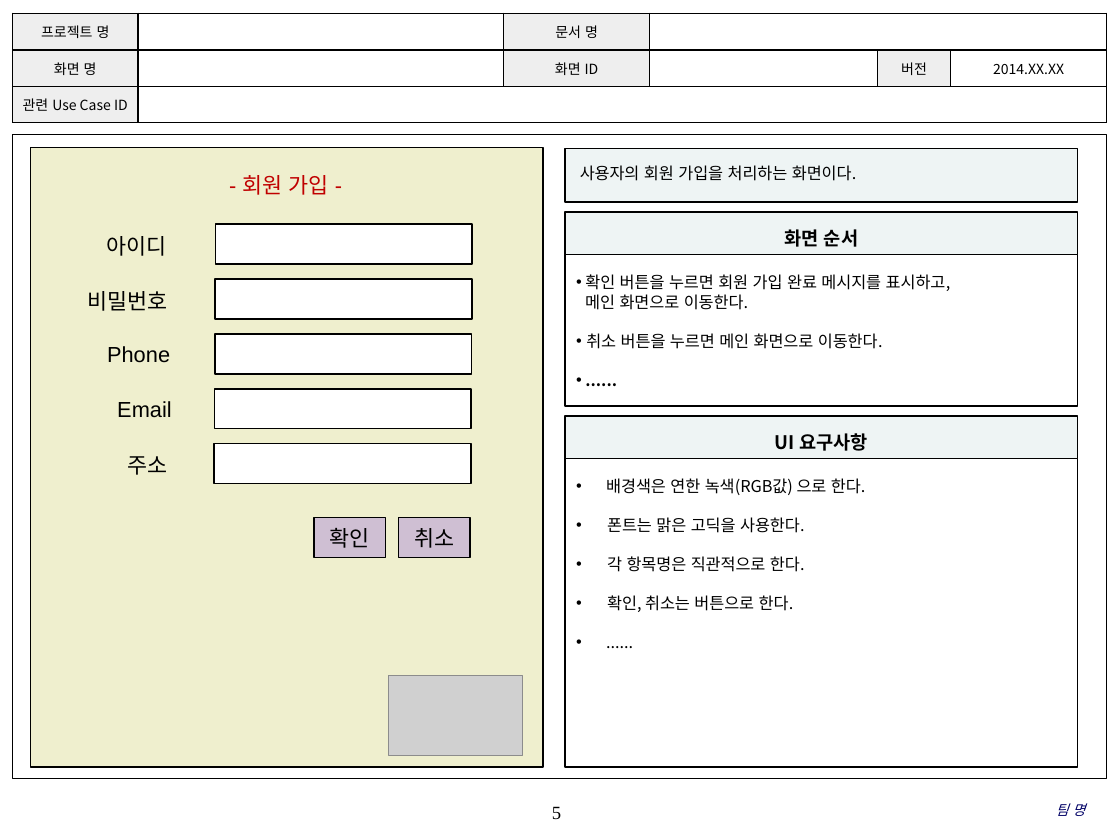
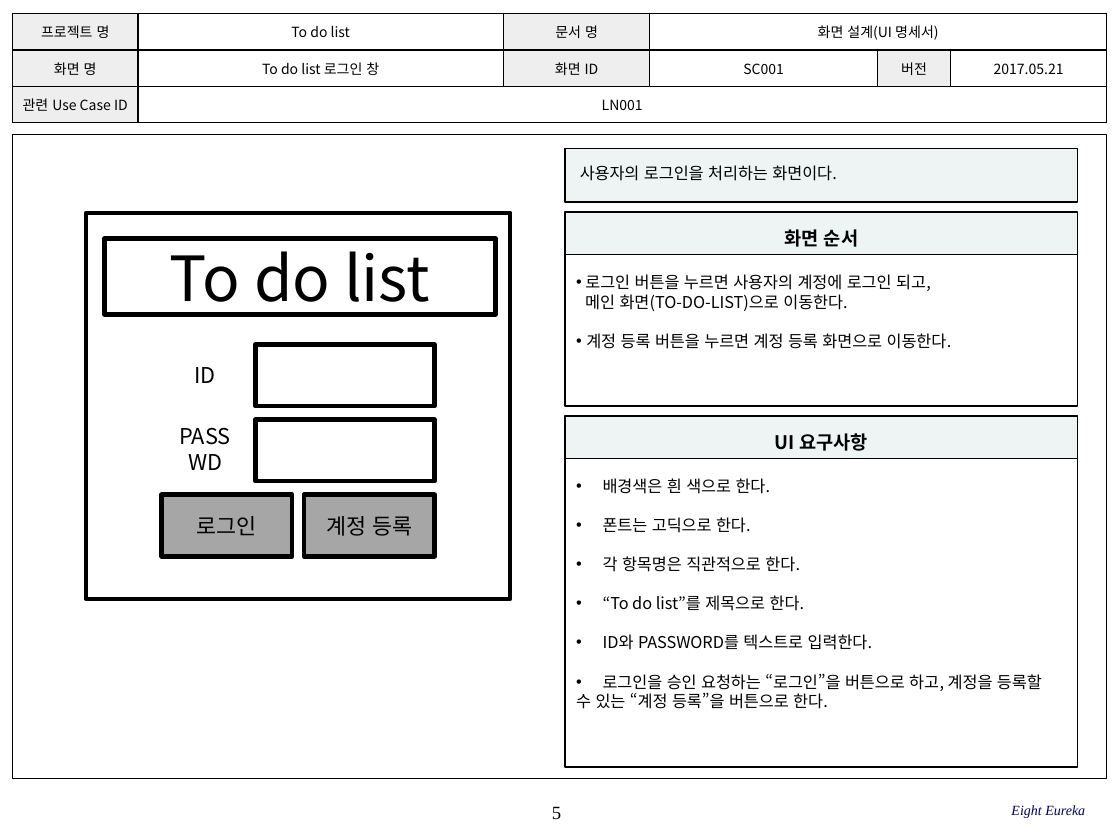
Before and after one commit to SE-admin/8, a slide deck: slide 5 of doc/3_ 설계서/UI Design Template.pptx. Drawn at 1120x840 pixels with LibreOffice and Linux fonts; fonts in the diff are those of the drawing; grey boxes stand for pictures; background and template pictures are left out. Boxes give left, top, right and bottom in pixels: in the first picture for what was removed or moved away, otherwise in the second. Text is boxed around its words. In the diff, an @@ line names an element or a change of style, - is before the commit and + after.

Commit message:
UI Design Template.pptx 초안

```diff
--- a/doc/3_ 설계서/UI Design Template.pptx
+++ b/doc/3_ 설계서/UI Design Template.pptx
@@ table at <box>12,13,1105,123</box> @@
-row 1, column 2: 
+row 1, column 2: To do list
-row 1, column 4: 
+row 1, column 4: 화면 설계(UI 명세서)
-row 2: 화면 명 |  | 화면 ID |  | 버전 | 2014.XX.XX
+row 2: 화면 명 | To do list 로그인 창 | 화면 ID | SC001 | 버전 | 2017.05.21
-row 3, column 2: 
+row 3, column 2: LN001
@@ text in rectangle at <box>580,165,837,181</box>: text changed @@
-사용자의 회원 가입을 처리하는 화면이다.
+사용자의 로그인을 처리하는 화면이다.
@@ rectangle: place and size @@
-rectangle at <box>30,148,543,767</box>
+rectangle at <box>86,213,511,599</box>
@@ rectangle at <box>86,213,511,599</box>: fill #EFEFCE to none; outline #000000 1 pt to #000000 3 pt @@
@@ text in rectangle at <box>585,274,952,349</box>: text changed @@
-• 확인 버튼을 누르면 회원 가입 완료 메시지를 표시하고,
-메인 화면으로 이동한다.
-• 취소 버튼을 누르면 메인 화면으로 이동한다.
-• ......
+• 로그인 버튼을 누르면 사용자의 계정에 로그인 되고,
+메인 화면(TO-DO-LIST)으로 이동한다.
+• 계정 등록 버튼을 누르면 계정 등록 화면으로 이동한다.
@@ rectangle at <box>255,345,435,407</box>: fill #FFFFFF to none; outline #000000 1 pt to #000000 3 pt @@
@@ rectangle: place and size @@
-rectangle at <box>215,334,472,374</box>
+rectangle at <box>255,345,435,407</box>
@@ rectangle: place and size @@
-rectangle at <box>214,444,470,484</box>
+rectangle at <box>255,420,435,482</box>
@@ rectangle at <box>255,420,435,482</box>: fill #FFFFFF to none; outline #000000 1 pt to #000000 3 pt @@
@@ text in rectangle at <box>603,478,771,533</box>: text changed @@
-• 배경색은 연한 녹색(RGB값) 으로 한다.
-• 폰트는 맑은 고딕을 사용한다.
+• 배경색은 흰 색으로 한다.
+• 폰트는 고딕으로 한다.
@@ group added at <box>104,239,495,557</box>: 3 rectangles, 2 texts @@
+To do list
+로그인
+ID
+PASSWD
+계정 등록
@@ text in rectangle at <box>576,595,1042,709</box>: text changed @@
-• 확인, 취소는 버튼으로 한다.
-• ......
+• “To do list”를 제목으로 한다.
+• ID와 PASSWORD를 텍스트로 입력한다.
+• 로그인을 승인 요청하는 “로그인”을 버튼으로 하고, 계정을 등록할
+수 있는 “계정 등록”을 버튼으로 한다.
@@ group removed at <box>87,175,523,755</box>: 6 texts, 5 rectangles, 1 picture @@
-확인
-- 회원 가입 -
-아이디
-비밀번호
-Phone
-Email
-주소
-취소
@@ text at <box>1011,805,1085,818</box>: text changed @@
-팀 명
+Eight Eureka
```
Also in this commit, not shown: 4 other slides changed, 7 slides added, 1 slide removed.
